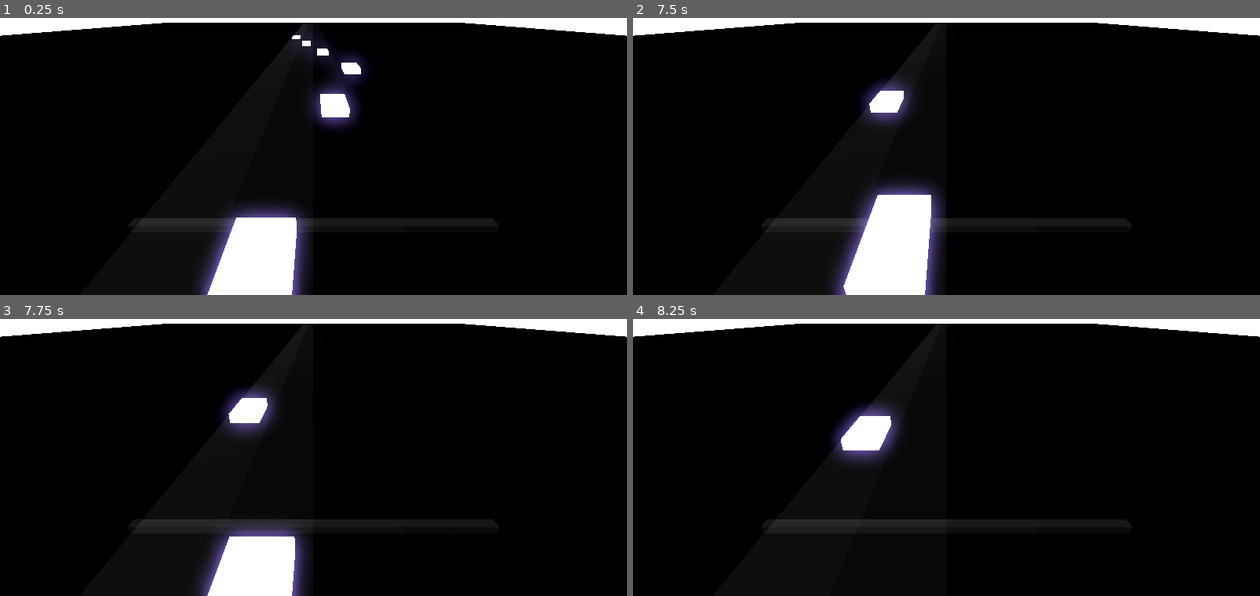
Above: before the commit, frames 1-4 (two rows, left to right).
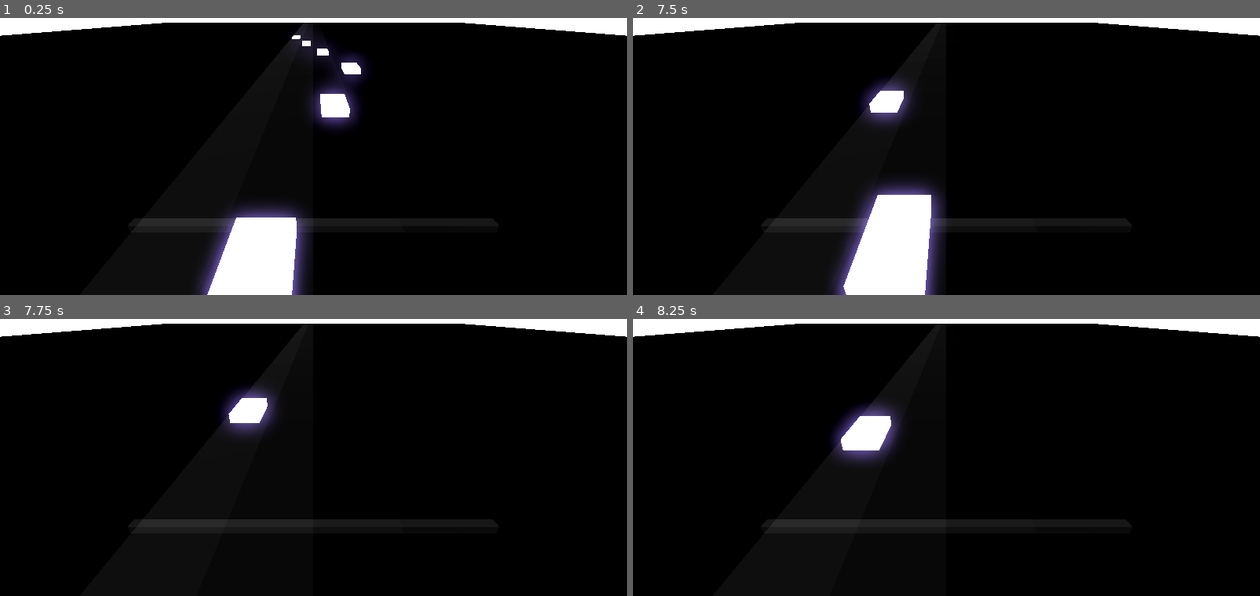
Above: after the commit, the same moments.

Repository: RafaeloxMC/fight-the-beat
Game: Godot game, scene res://scenes/game.tscn
The game is run twice, just before and just after one commit, with the same random seed, the same clock (stepped at 60 frames per second) and the same inputs. The project has no main scene, so this scene is started directly.
Inputs:
- Up to frame 1 (0.25 s): no input
- Up to frame 2 (7.5 s): tap Enter at 0.5 s; hold R (RIGHT_LANE, bound only after the commit) 0.53-1.28 s; tap W (ML_LANE, bound only after the commit) at 0.6, 1.55, 2.1, 3.05, 4.55, 5.1, 6.05, 6.6 s; tap E (MR_LANE, bound only after the commit) at 0.8, 1.35, 2.3, 2.85, 3.8, 5.3, 5.85, 6.8, 7.35 s; hold Down 1.28-2.03 s; hold R (RIGHT_LANE, bound only after the commit) 2.03-2.78 s; hold Up 2.78-3.53 s; hold Q (LEFT_LANE, bound only after the commit) 3.53-5.03 s; tap Alt at 3.6 s; tap Shift at 4.35 s; hold Down 5.03-5.78 s; hold R (RIGHT_LANE, bound only after the commit) 5.78-6.53 s; hold Up 6.53-7.28 s; hold R (RIGHT_LANE, bound only after the commit) from 7.28 s (still down)
- Up to frame 3 (7.75 s): keep holding R (RIGHT_LANE, bound only after the commit); tap W (ML_LANE, bound only after the commit) at 7.55 s
- Up to frame 4 (8.25 s): release R (RIGHT_LANE, bound only after the commit) at 8.03 s; hold Down from 8.03 s (still down); tap Alt at 8.1 s

Frames 1-2 are identical in both runs. In frame 3, 4.0% of the frame differs, in the area x 31-50%, y 74-100%; in frame 4, nothing differs.

Commit message:
Add interactivity to tiles

Diff:
--- a/project.godot
+++ b/project.godot
@@ -21,6 +21,30 @@
 [global_group]
 
 TILE=""
+TRIGGERLINE=""
+
+[input]
+
+LEFT_LANE={
+"deadzone": 0.2,
+"events": [Object(InputEventKey,"resource_local_to_scene":false,"resource_name":"","device":-1,"window_id":0,"alt_pressed":false,"shift_pressed":false,"ctrl_pressed":false,"meta_pressed":false,"pressed":false,"keycode":0,"physical_keycode":81,"key_label":0,"unicode":113,"location":0,"echo":false,"script":null)
+]
+}
+ML_LANE={
+"deadzone": 0.2,
+"events": [Object(InputEventKey,"resource_local_to_scene":false,"resource_name":"","device":-1,"window_id":0,"alt_pressed":false,"shift_pressed":false,"ctrl_pressed":false,"meta_pressed":false,"pressed":false,"keycode":0,"physical_keycode":87,"key_label":0,"unicode":119,"location":0,"echo":false,"script":null)
+]
+}
+MR_LANE={
+"deadzone": 0.2,
+"events": [Object(InputEventKey,"resource_local_to_scene":false,"resource_name":"","device":-1,"window_id":0,"alt_pressed":false,"shift_pressed":false,"ctrl_pressed":false,"meta_pressed":false,"pressed":false,"keycode":0,"physical_keycode":69,"key_label":0,"unicode":101,"location":0,"echo":false,"script":null)
+]
+}
+RIGHT_LANE={
+"deadzone": 0.2,
+"events": [Object(InputEventKey,"resource_local_to_scene":false,"resource_name":"","device":-1,"window_id":0,"alt_pressed":false,"shift_pressed":false,"ctrl_pressed":false,"meta_pressed":false,"pressed":false,"keycode":0,"physical_keycode":82,"key_label":0,"unicode":114,"location":0,"echo":false,"script":null)
+]
+}
 
 [physics]
 
--- a/scenes/game.tscn
+++ b/scenes/game.tscn
@@ -23,15 +23,18 @@
 albedo_color = Color(0.019607844, 0.019607844, 0.019607844, 1)
 metallic_specular = 0.0
 
+[sub_resource type="StandardMaterial3D" id="StandardMaterial3D_lbhrr"]
+transparency = 1
+albedo_color = Color(1, 1, 1, 0.09803922)
+
+[sub_resource type="BoxShape3D" id="BoxShape3D_yqjtg"]
+size = Vector3(4, 0.1, 0.1)
+
 [sub_resource type="Environment" id="Environment_8cj0n"]
 glow_enabled = true
 fog_light_color = Color(0, 0, 0, 1)
 volumetric_fog_enabled = true
 volumetric_fog_albedo = Color(0, 0, 0, 1)
-
-[sub_resource type="StandardMaterial3D" id="StandardMaterial3D_lbhrr"]
-transparency = 1
-albedo_color = Color(1, 1, 1, 0.09803922)
 
 [node name="Game" type="Node3D" unique_id=1119444477 node_paths=PackedStringArray("lanes")]
 script = ExtResource("2_yqjtg")
@@ -83,6 +86,16 @@
 [node name="Note" parent="Lanes/RR" unique_id=157175474 instance=ExtResource("1_uwrxv")]
 transform = Transform3D(1, 0, 0, 0, 1, 0, 0, 0, 1, 0, 0, 12)
 
+[node name="TriggerLine" type="Area3D" parent="." unique_id=452675051 groups=["TRIGGERLINE"]]
+transform = Transform3D(1, 0, 0, 0, 1, 0, 0, 0, 1, 0, 0.2, 20)
+
+[node name="TriggerLine" type="CSGBox3D" parent="TriggerLine" unique_id=1631917218 groups=["TRIGGERLINE"]]
+size = Vector3(4, 0.1, 0.1)
+material = SubResource("StandardMaterial3D_lbhrr")
+
+[node name="CollisionShape3D" type="CollisionShape3D" parent="TriggerLine" unique_id=1076111431]
+shape = SubResource("BoxShape3D_yqjtg")
+
 [node name="Camera3D" type="Camera3D" parent="." unique_id=1020769923]
 transform = Transform3D(1, 0, 0, 0, 0.9041422, 0.42723155, 0, -0.42723155, 0.9041422, 0, 2.3448296, 21.790905)
 
@@ -92,8 +105,3 @@
 
 [node name="WorldEnvironment" type="WorldEnvironment" parent="." unique_id=369591376]
 environment = SubResource("Environment_8cj0n")
-
-[node name="CSGBox3D" type="CSGBox3D" parent="." unique_id=1124811951]
-transform = Transform3D(1, 0, 0, 0, 1, 0, 0, 0, 1, 0, 0.2, 20)
-size = Vector3(4, 0.1, 0.1)
-material = SubResource("StandardMaterial3D_lbhrr")
--- a/scenes/note.tscn
+++ b/scenes/note.tscn
@@ -6,6 +6,14 @@
 emission = Color(0.13568348, 0.09922411, 0.95813066, 1)
 emission_energy_multiplier = 16.0
 
+[sub_resource type="BoxShape3D" id="BoxShape3D_7buut"]
+size = Vector3(0.63183594, 0.5449219, 1)
+
 [node name="Note" type="CSGBox3D" unique_id=1931999037 groups=["TILE"]]
 size = Vector3(0.63183594, 0.5449219, 1)
 material = SubResource("StandardMaterial3D_7buut")
+
+[node name="StaticBody3D" type="StaticBody3D" parent="." unique_id=682274495]
+
+[node name="CollisionShape3D" type="CollisionShape3D" parent="StaticBody3D" unique_id=182973185]
+shape = SubResource("BoxShape3D_7buut")
--- a/scripts/bpm_based_movement.gd
+++ b/scripts/bpm_based_movement.gd
@@ -1,4 +1,6 @@
 extends Node
+
+@onready var trigger_line: Area3D = $TriggerLine
 
 @export var base_tile = PackedScene
 @export var lanes: Array[Node3D] = []
@@ -24,6 +26,27 @@
 			print("Tile deleted!")
 		tile.position.z += speed * delta
 
+
+	var lanes_queued_for_deletion: Array[String] = []
+
+	if Input.is_action_just_pressed("LEFT_LANE"):
+		lanes_queued_for_deletion.append("LL")
+	if Input.is_action_just_pressed("ML_LANE"):
+		lanes_queued_for_deletion.append("ML")
+	if Input.is_action_just_pressed("MR_LANE"):
+		lanes_queued_for_deletion.append("MR")
+	if Input.is_action_just_pressed("RIGHT_LANE"):
+		lanes_queued_for_deletion.append("RR")
+
+
+	for tile in trigger_line.get_overlapping_bodies():
+		tile = tile.get_parent() as CSGBox3D
+		if tile.is_in_group("TILE"):
+			if lanes_queued_for_deletion.has(tile.get_parent().name):
+				tile.queue_free()
+				tiles.erase(tile)
+				print("Tile removed")
+
 func add_new_note_to_lane(lane: Node3D) -> void:
 	var new_tile = base_tile.new().instantiate()
 	if new_tile is not Node3D:
